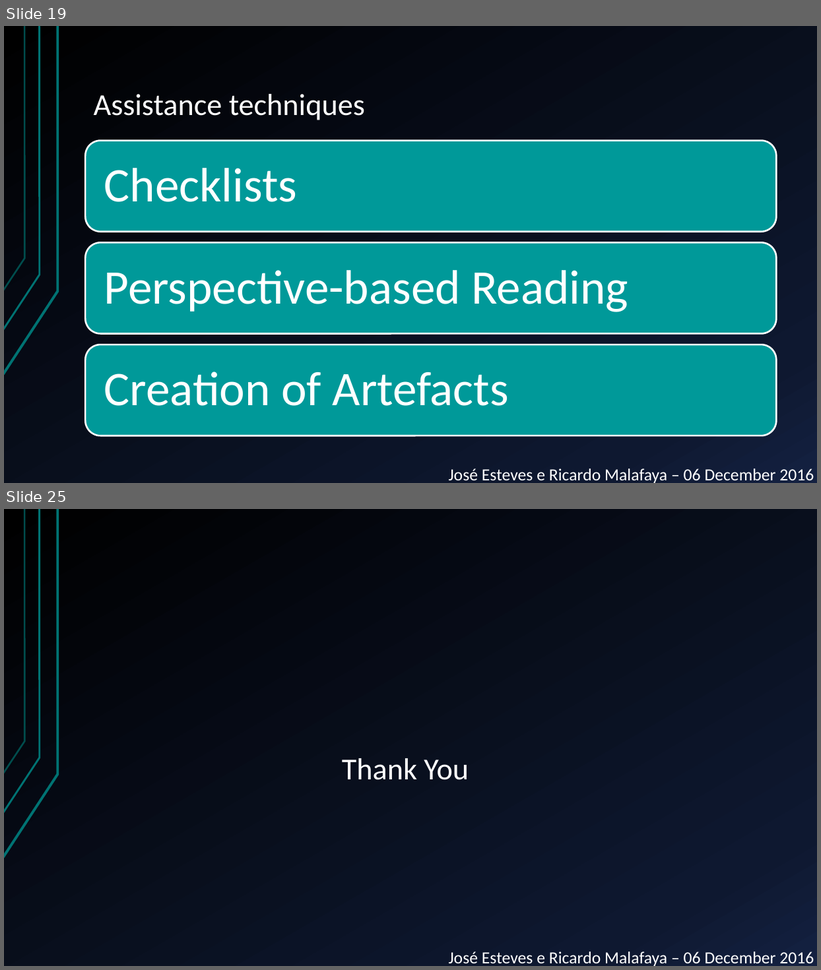
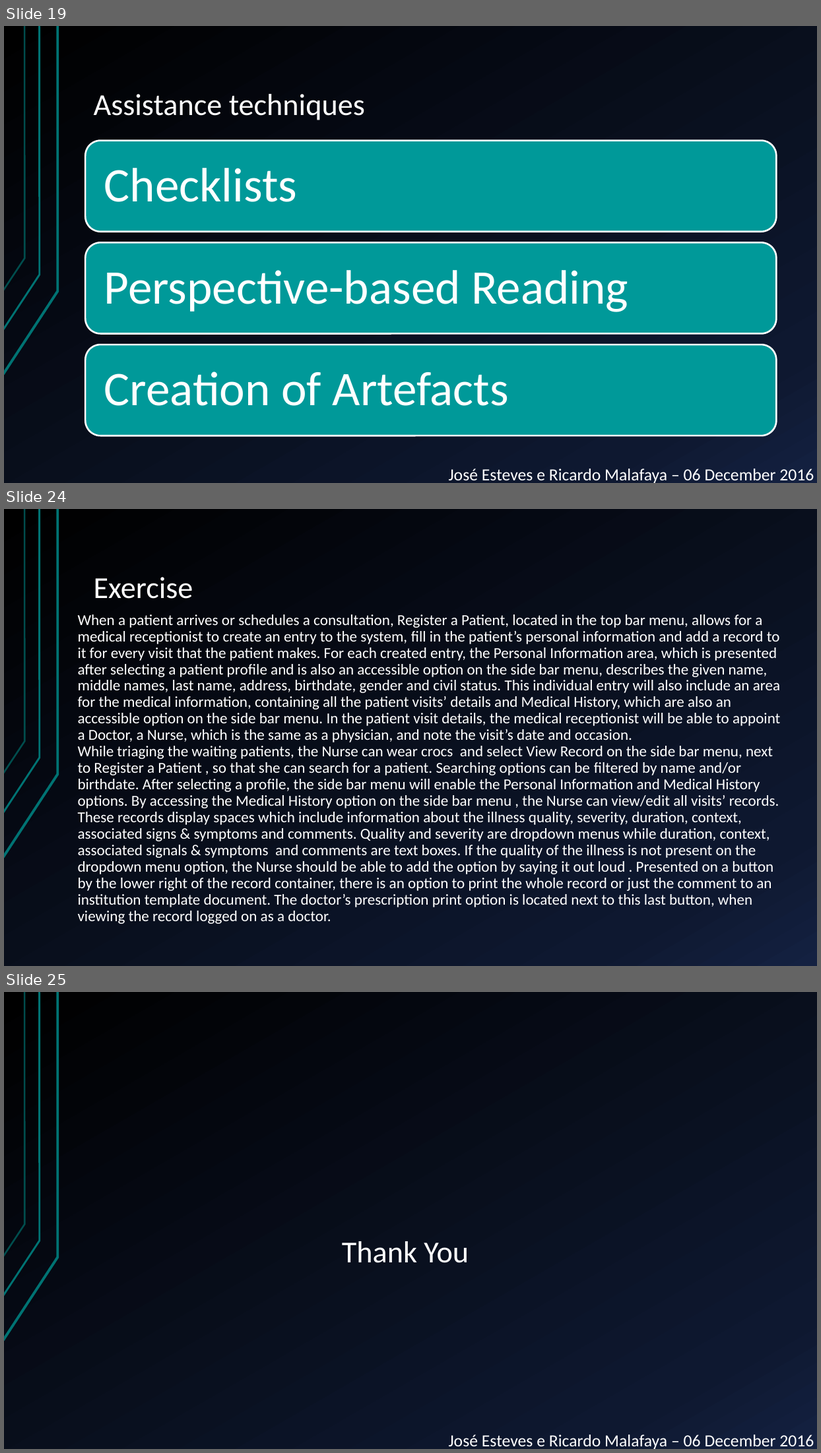
Before and after one commit to Malafas/FEUP-MESW-ERMS-Validation, a slide deck: Presentation.pptx. Shown one above the other, each under a label of ours: slides 19 and 25 before the commit, slides 19, 24 and 25 after it; the slides between them are not shown. The pictures are 821x970 and 821x1453 pixels, drawn with LibreOffice and Linux fonts; fonts in the diff are those of the drawing. Boxes give left, top, right and bottom in pixels: in the first picture for what was removed or moved away, otherwise in the second. Text is boxed around its words. In the diff, an @@ line names an element or a change of style, - is before the commit and + after.

Commit message:
exercise draft

```diff
--- a/Presentation.pptx
+++ b/Presentation.pptx
@@ slide 24 added at <box>4,509,817,966</box>, background gradient #000000 to #0F1931 to #142242; not listed: 3 template elements that a slide beside it also shows @@
@@ title added at <box>94,577,193,599</box>, 36 pt, text #FFFFFF @@
+Exercise
@@ text added at <box>78,615,780,924</box>, 18 pt, text #FFFFFF @@
+When a patient arrives or schedules a consultation, Register a Patient, located in the top bar menu, allows for a medical receptionist to create an entry to the system, fill in the patient’s personal information and add a record to it for every visit that the patient makes. For each created entry, the Personal Information area, which is presented after selecting a patient profile and is also an accessible option on the side bar menu, describes the given name, middle names, last name, address, birthdate, gender and civil status. This individual entry will also include an area for the medical information, containing all the patient visits’ details and Medical History, which are also an accessible option on the side bar menu. In the patient visit details, the medical receptionist will be able to appoint a Doctor, a Nurse, which is the same as a physician, and note the visit’s date and occasion.
+While triaging the waiting patients, the Nurse can wear crocs and select View Record on the side bar menu, next to Register a Patient , so that she can search for a patient. Searching options can be filtered by name and/or birthdate. After selecting a profile, the side bar menu will enable the Personal Information and Medical History options. By accessing the Medical History option on the side bar menu , the Nurse can view/edit all visits’ records. These records display spaces which include information about the illness quality, severity, duration, context, associated signs & symptoms and comments. Quality and severity are dropdown menus while duration, context, associated signals & symptoms and comments are text boxes. If the quality of the illness is not present on the dropdown menu option, the Nurse should be able to add the option by saying it out loud . Presented on a button by the lower right of the record container, there is an option to print the whole record or just the comment to an institution template document. The doctor’s prescription print option is located next to this last button, when viewing the record logged on as a doctor.
```
Also in this commit, not shown: 16 slides changed, 1 slide removed, 1 other file.
